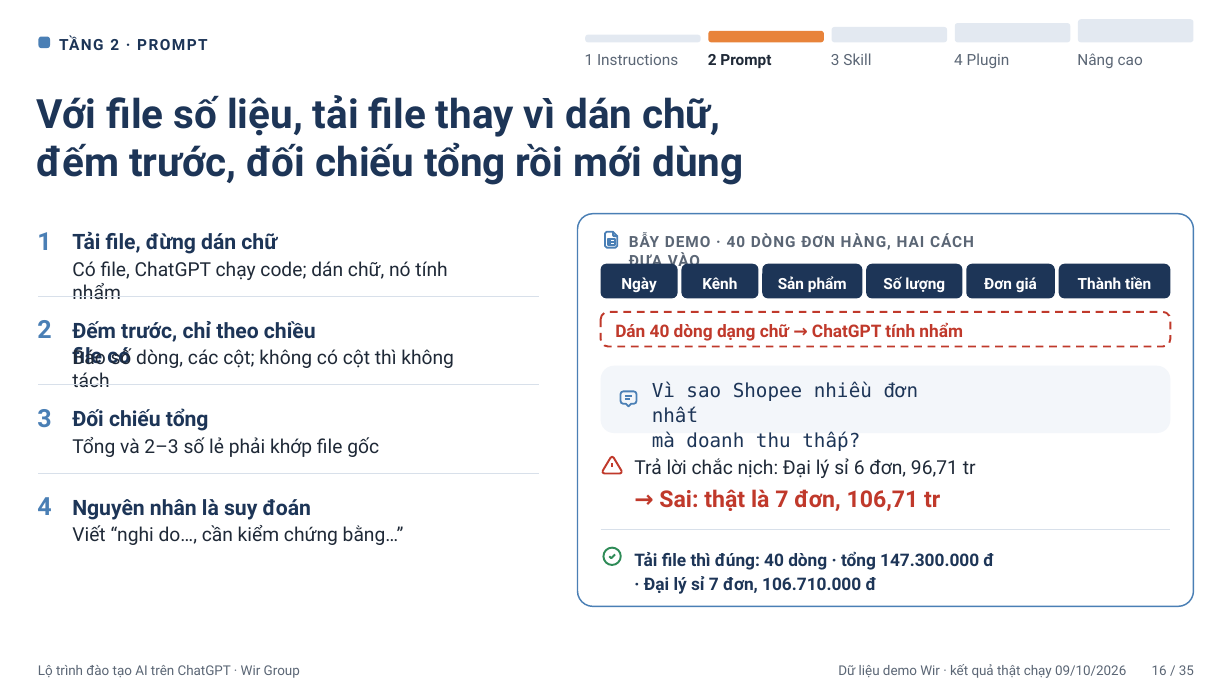
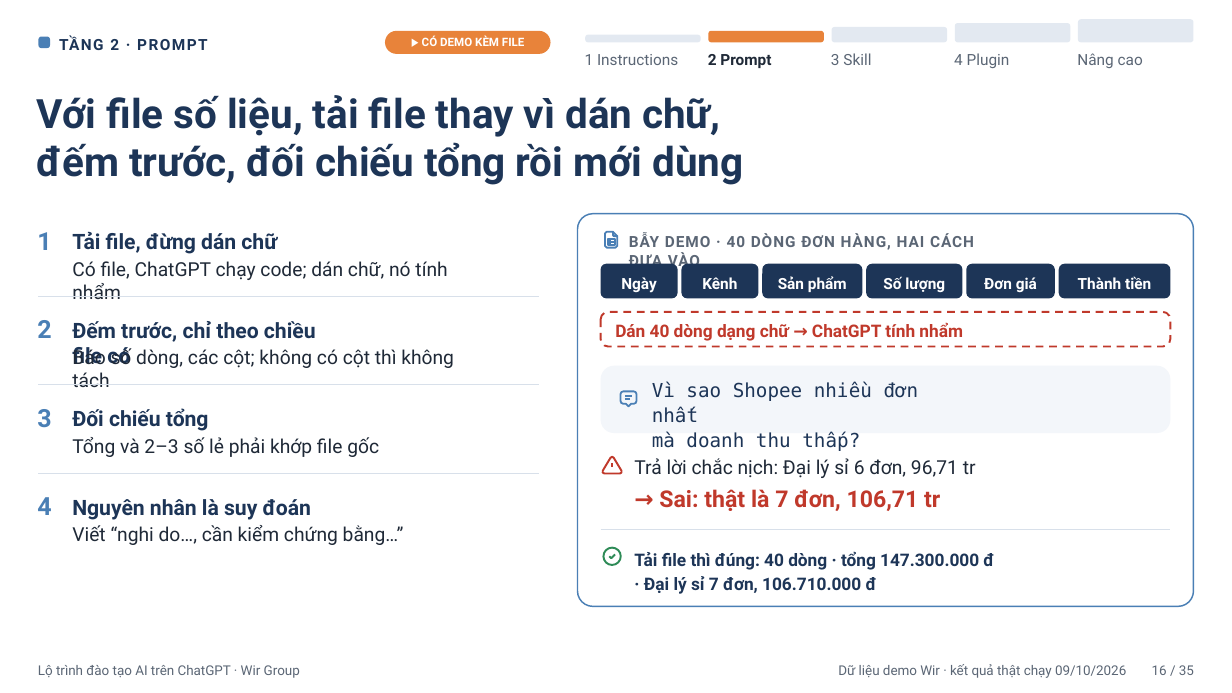
Before and after one commit to zFinnz/WirAi, a slide deck: slide 16 of slides/Lo-trinh-dao-tao-AI-ChatGPT-Wir-Group.pptx. Drawn at 1232x693 pixels with LibreOffice and Linux fonts; fonts in the diff are those of the drawing. Boxes give left, top, right and bottom in pixels: in the first picture for what was removed or moved away, otherwise in the second. Text is boxed around its words. In the diff, an @@ line names an element or a change of style, - is before the commit and + after.

```diff
--- a/slides/Lo-trinh-dao-tao-AI-ChatGPT-Wir-Group.pptx
+++ b/slides/Lo-trinh-dao-tao-AI-ChatGPT-Wir-Group.pptx
@@ rounded rectangle added at bbox=[385, 30, 551, 54], fill #E8833A, 9 pt, text #FFFFFF, bold @@
+▶ CÓ DEMO KÈM FILE
```
Also in this commit, not shown: 11 other slides changed, 14 other files.
